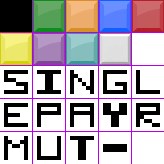
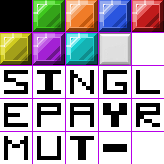
Revision of a layered 164 × 164 image; what changed, layer by layer:
renamed "Tile" to "Purple", painted on it over [0, 0, 164, 65]
removed layer "Map" over [0, 0, 164, 65]
painted on "Tiles.png" over [0, 0, 164, 65]
